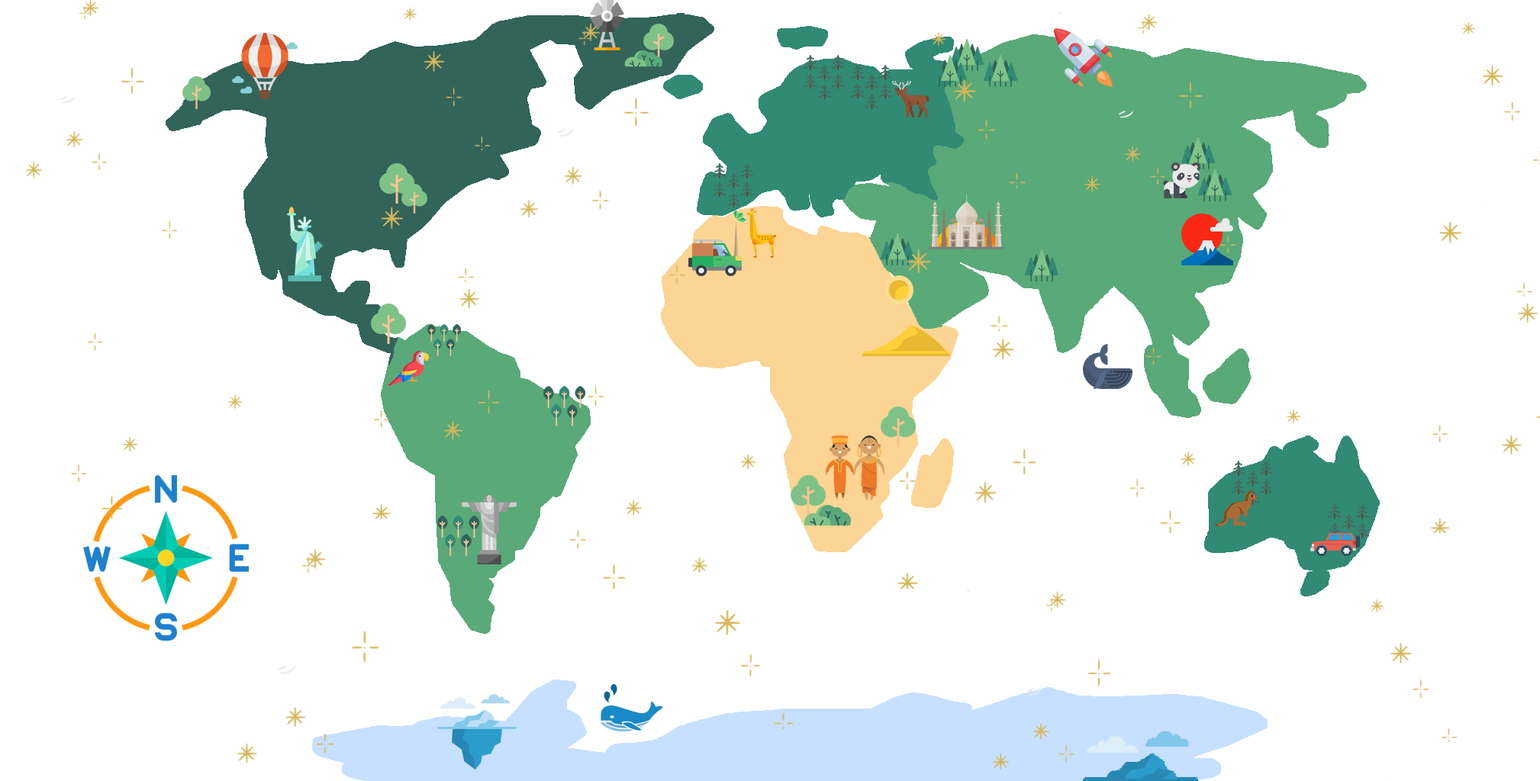
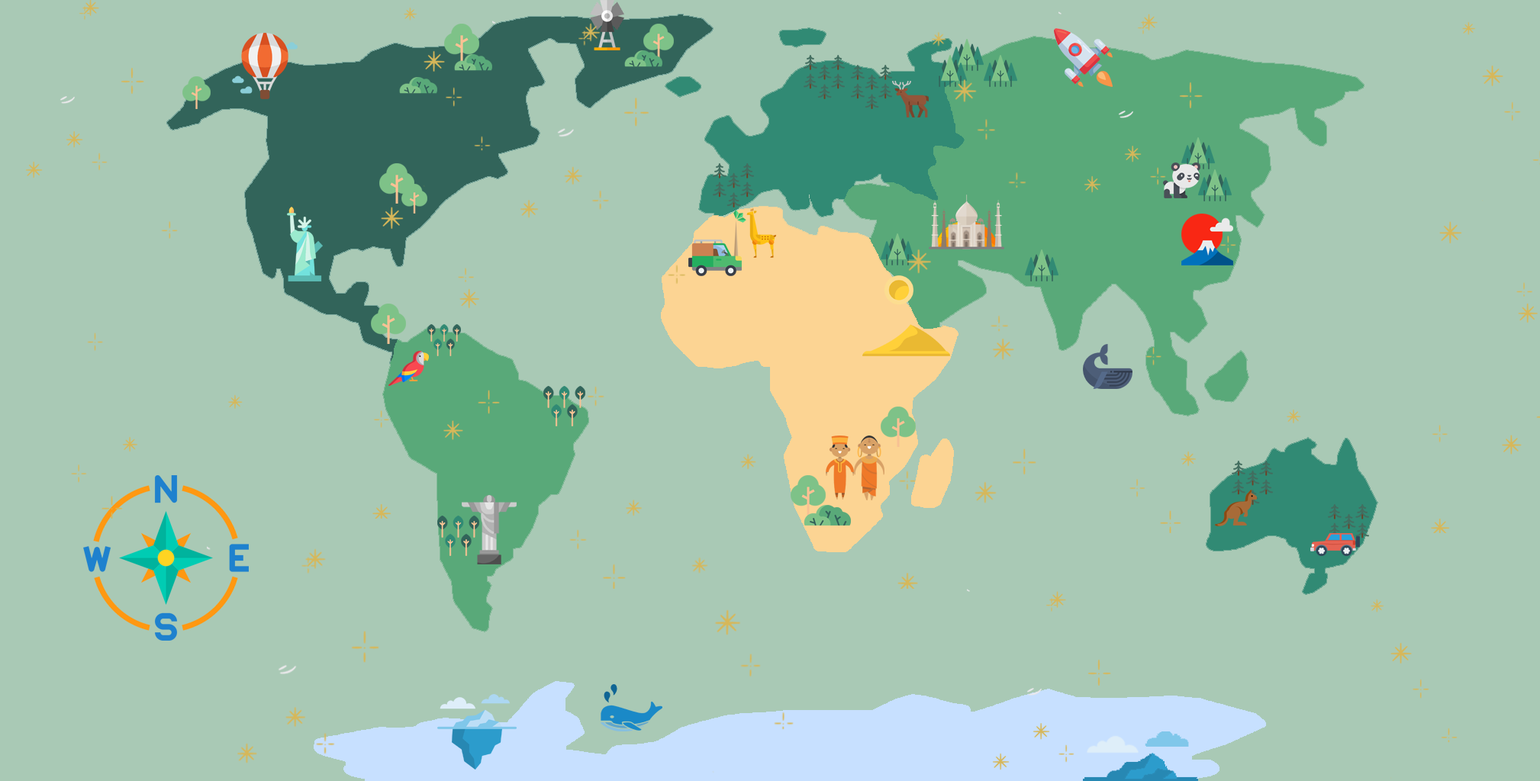
Comparing the layer stacks of the two 1540 x 781 images. Changes:
added group "star" with 5 layers above "detail" over (25, 0, 1540, 780)
moved "Layer 5 copy 4" into group "star" over (206, 546, 794, 774)
moved "Layer 5 copy 3" into group "star" over (966, 589, 1458, 780)
moved "Layer 5 copy 2" into group "star" over (1058, 11, 1540, 534)
moved "Layer 5 copy" into group "star" over (492, 20, 1037, 590)
moved "Layer 5" into group "star" over (25, 0, 500, 519)
added layer "bush copy 4" in group "tree" over (399, 77, 438, 94)
added layer "bush copy 3" in group "tree" over (454, 54, 493, 71)
added layer "tree 1 copy 8" in group "tree" over (444, 23, 480, 65)
painted on "Layer 0" over (165, 12, 1380, 781)
added layer "Layer 6" over (0, 0, 1540, 781)
